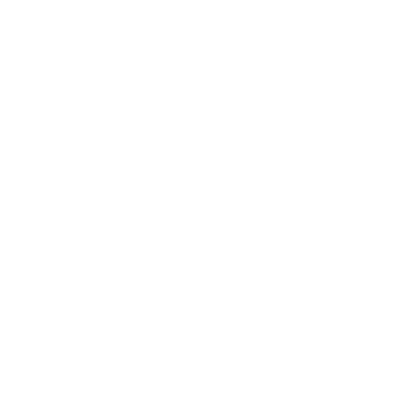
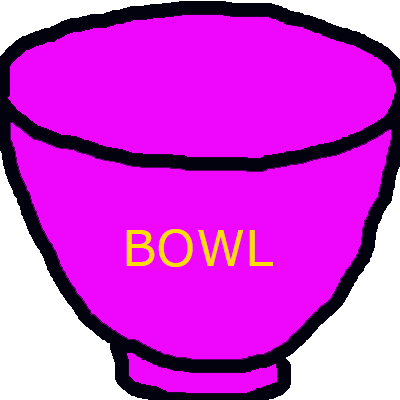
Layer changes from the first 400×400 image to the second:
added layer "BOWL" above "Layer 4" over box(126, 229, 273, 267)
renamed "Layer 0" to "Layer 4", painted on it over box(0, 1, 400, 400)
